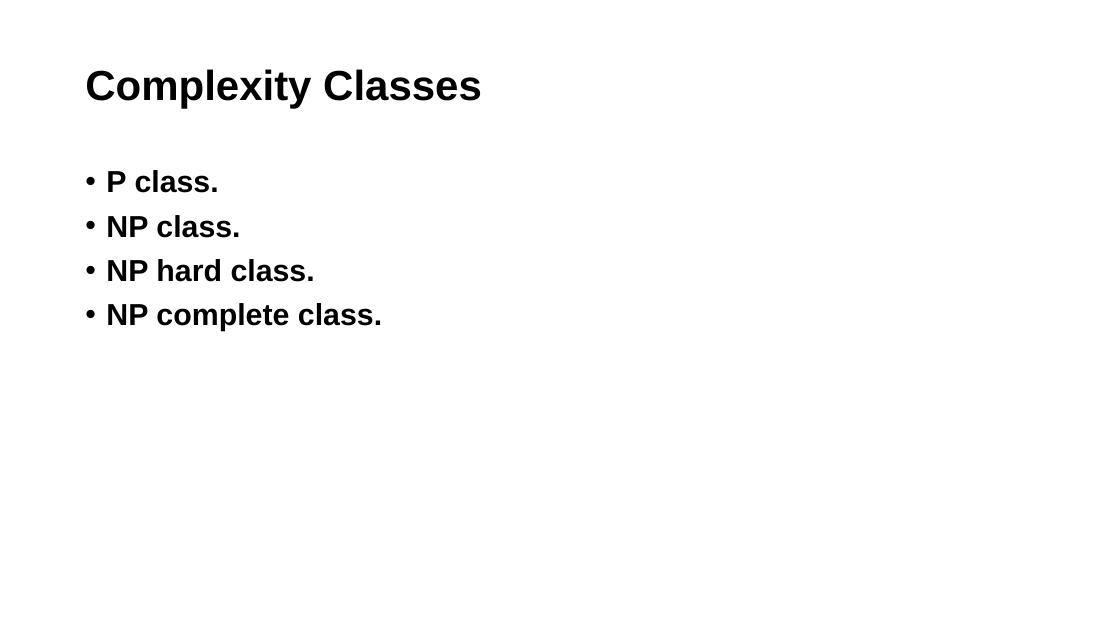
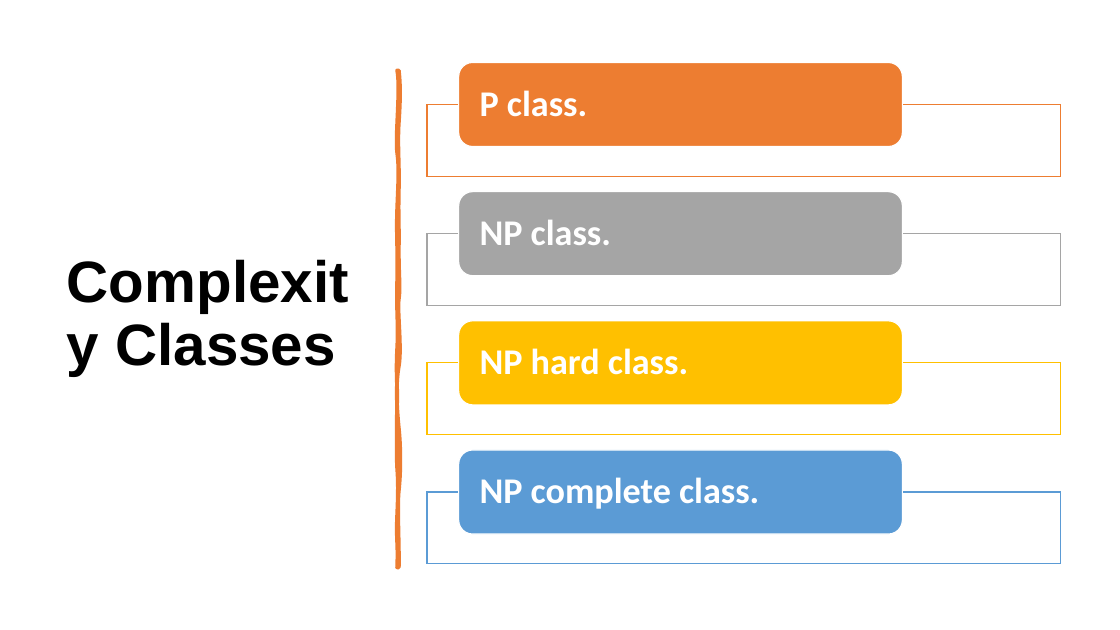
Before and after one commit to alaminbhuyan/DSA-In-Python, a slide deck: slide 30 of Design & Analysis Of Algorithm PDF/DAA.pptx. Drawn at 1120x630 pixels with LibreOffice and Linux fonts; fonts in the diff are those of the drawing. Boxes give left, top, right and bottom in pixels: in the first picture for what was removed or moved away, otherwise in the second. Text is boxed around its words. In the diff, an @@ line names an element or a change of style, - is before the commit and + after.

```diff
--- a/Design & Analysis Of Algorithm PDF/DAA.pptx
+++ b/Design & Analysis Of Algorithm PDF/DAA.pptx
@@ title "Complexity Classes": place and size @@
-title "Complexity Classes" at box(85, 69, 482, 109)
+title "Complexity Classes" at box(115, 322, 335, 366)
@@ title "Complexity Classes" at box(115, 322, 335, 366): size 36 to 50 pt @@
@@ freeform shape added at box(397, 71, 399, 568), fill #ED7D31, outline #ED7D31 3.25 pt @@
@@ text removed at box(106, 170, 382, 331) @@
-• P class.
-• NP class.
-• NP hard class.
-• NP complete class.
@@ group added at box(427, 62, 1061, 564): 4 rectangles, 4 rounded rectangles, 4 texts @@
+P class.
+NP class.
+NP hard class.
+NP complete class.
```
Also in this commit, not shown: 29 other slides changed.
